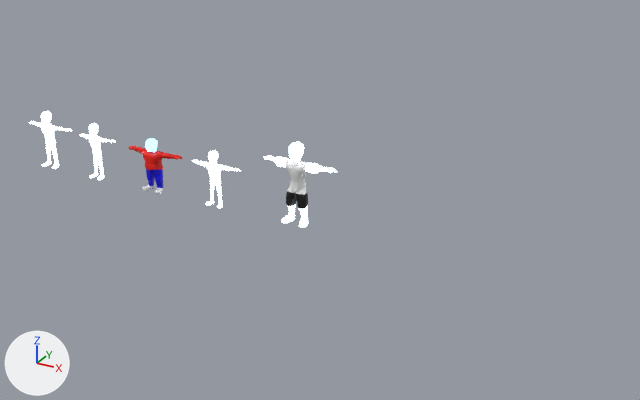
Renders of the Blender file characters.blend from each side of a commit.
Camera for both pictures: a camera (50 mm lens) standing at (130.2, -122.6, 66.9) and looking at (61.1, 3.0, 4.1). Lighting does not change. The marker at lower left points along +X, +Y and +Z.
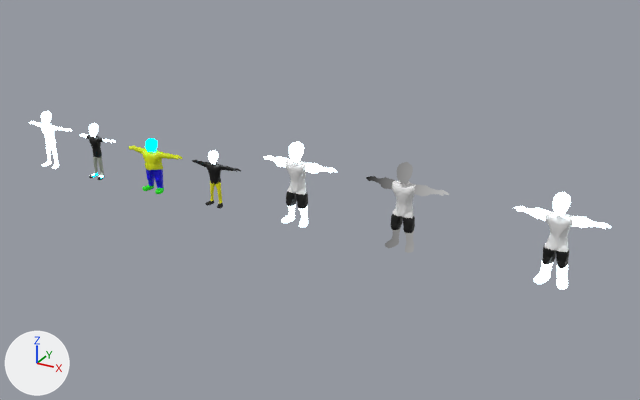
Commit message: Small characters update

Patch to the scene script:
```diff
--- a/characters.blend.py
+++ b/characters.blend.py
@@ mat_material_002 @@
 mat_material_002 = emission_material('Material.002')
-mat_material_002.base_color = (0.192, 0.504, 1.0)  # blue #79bcff
+mat_material_002.base_color = (0.0, 0.789, 1.0)  # cyan #00e6ff
 mat_material_002.strength = 4.0
@@ mat_red_tshirt @@
 mat_red_tshirt = principled_material('Red Tshirt')
-mat_red_tshirt.base_color = (0.8, 0.0064, 0.0)  # red #e71300
+mat_red_tshirt.base_color = (0.709, 0.8, 0.0)  # yellow #dbe700
@@ mat_yellow @@
+mat_yellow = principled_material('Yellow')
+mat_yellow.base_color = (0.8, 0.782, 0.0)  # yellow #e7e500
@@ mat_material @@
+mat_material = principled_material('Material')
+mat_material.base_color = (0.389, 0.421, 0.349)  # grey #a8ae9f
@@ mat_material_004 @@
+mat_material_004 = bpy.data.materials.new('Material.004')
+mat_material_004.use_nodes = True; mat_material_004.node_tree.nodes.clear()
+_N = mat_material_004.node_tree.nodes; _L = mat_material_004.node_tree.links
+n0 = _N.new('ShaderNodeOutputMaterial'); n0.name = 'Material Output'
+n1 = _N.new('ShaderNodeEmission'); n1.name = 'Emission'
+n1.inputs[1].default_value = 0.5  # 'Strength'
+n2 = _N.new('ShaderNodeTexGradient'); n2.name = 'Gradient Texture'
+_L.new(n1.outputs[0], n0.inputs[0])  # 'Emission' to 'Surface'
+_L.new(n2.outputs[0], n1.inputs[0])  # 'Color' to 'Color'
@@ me_cube_001 @@
 me_cube_001.from_pydata(...)  # 266 vertices, 528 faces; spans x -5.88..5.88, y -1.59..1.27, z 0.03..11.79
 # used by ob_mesh_001; location = (12.4, 0.0, -0.1); scale = (0.775, 1.0, 0.96)
+# me_cube_001 part 1: all 72 faces centred in x -1.35..1.35, y -0.33..0.82, z 0.66..4.63 switch from mat_material_001 (white #e4f8ff) to mat_material (grey #a7aea0)
+# me_cube_001 part 2: 152 of the faces centred in x -2.63..2.75, y -0.79..1.03, z 4.75..9.18 switch from mat_material_001 (white #e4f8ff) to mat_black (black #000000)
+me_cube_001.materials.append(mat_material_002)  # cyan #00e6ff
@@ me_cube_003 @@
 me_cube_003.from_pydata(...)  # 266 vertices, 528 faces; spans x -5.88..5.88, y -1.59..1.26, z 0.03..11.79
 # used by ob_mesh_003; location = (40.8, -0.1, 0.0); scale = (0.934, 0.786, 0.917)
+# me_cube_003 part 3: all 80 faces centred in x -1.35..1.35, y -0.6..0.93, z 1.05..4.91 switch from mat_material_003 (white #e4f8ff) to mat_yellow (yellow #e7e500)
+# me_cube_003 part 4: all 275 faces centred in x -5.79..5.79, y -0.89..1.24, z 5.07..9.03 switch from mat_material_003 (white #e4f8ff) to mat_black (black #000000)
+# me_cube_003 part 5: all 84 faces centred in x -1.98..1.98, y -1.42..0.55, z 0.03..0.66 switch from mat_material_003 (white #e4f8ff) to mat_black (black #000000)
@@ ob_mesh_006 @@
+ob_mesh_006 = bpy.data.objects.new('Mesh.006', me_cube_006)  # 266 vertices, 528 faces; spans x -5.88..5.88, y -1.61..1.27, z -0.15..11.8; in mat_material_005 (white #e4f8ff), mat_black_002 (black #000000), mat_white_002 (white #e7e7e7); modifiers SUBSURF, MIRROR
+ob_mesh_006.location = (103.5, 0.1, 0.3)
+ob_mesh_006.scale = (1.27, 1.27, 1.27)
@@ ob_mesh_005 @@
+ob_mesh_005 = bpy.data.objects.new('Mesh.005', me_cube_005)  # 266 vertices, 528 faces; spans x -5.88..5.88, y -1.6..1.27, z -0.05..11.79; in mat_black_001 (black #000000), mat_white_001 (white #e7e7e7); modifiers SUBSURF, MIRROR
+ob_mesh_005.location = (78.2, 0.1, 0.3)
+ob_mesh_005.scale = (1.27, 1.27, 1.27)
```

Location of each change, (x1, y1, x2, y2) in pixels of the pictures (640 x 400 px):
'Mesh.006', added
    after: (514, 192, 611, 289)
    faces in mat_material_005 (white #e4f8ff): (514, 192, 611, 289)
    faces in mat_white_002 (white #e7e7e7): (544, 211, 573, 252)
    faces in mat_black_002 (black #000000): (542, 247, 569, 268)
'Mesh.005', added
    after: (366, 162, 449, 253)
    faces in mat_material_004: (366, 162, 449, 253)
    faces in mat_white_001 (white #e7e7e7): (392, 180, 416, 218)
    faces in mat_black_001 (black #000000): (391, 214, 415, 233)
'Mesh.002', recoloured
    both: (129, 138, 183, 194)
'Mesh.001', recoloured (white to grey)
    both: (83, 132, 108, 180)
part 1 of me_cube_001, recoloured
    both: (93, 156, 104, 175)
part 2 of me_cube_001, recoloured (white to black)
    both: (86, 135, 104, 158)
part 3 of me_cube_003, recoloured (white to yellow)
    both: (210, 181, 222, 203)
part 4 of me_cube_003, recoloured (white to black)
    both: (192, 160, 241, 184)
part 5 of me_cube_003, recoloured
    both: (205, 200, 223, 208)
